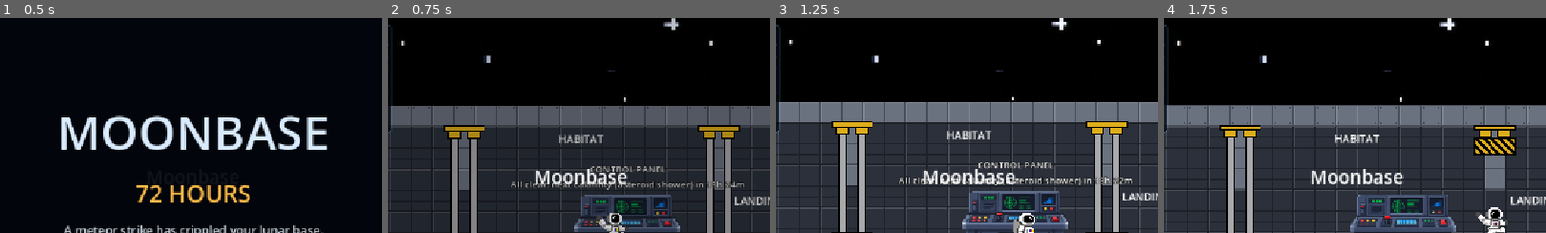
Above: before the commit, frames 1-4 (left to right).
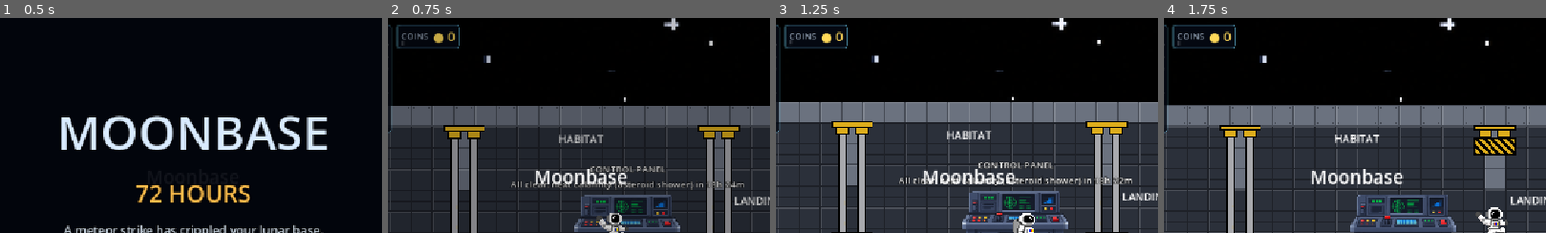
Above: after the commit, the same moments.

Repository: kushmdesai/72-Hours
Game: Godot game, scene res://scenes/main.tscn
Two runs of this game, one before a commit and one after it. Both use one fixed random seed, a clock stepped at 60 frames per second and the inputs below.
Inputs (mouse positions are % of the whole screen's width and height, from its top left):
- Up to frame 1 (0.5 s): no input
- Up to frame 2 (0.75 s): tap Enter (ui_accept) at 0.5 s; move the mouse to (72, 45) at 0.52 s; hold D (move_right) from 0.53 s (still down); tap M (debrief) at 0.6 s; click (72, 45) at 0.67 s
- Up to frame 3 (1.25 s): keep holding D (move_right); tap W (jump) at 0.77 s
- Up to frame 4 (1.75 s): keep holding D (move_right); move the mouse to (30, 55) at 1.27 s; tap E (interact) at 1.35 s; click (30, 55) at 1.42 s; tap W (jump) at 1.52 s
The pictures show only the part of the screen within x 25-75%, y 0-50%; the shares and areas given below are measured in that part.

Frame 1 is identical in both runs. In frame 2, 0.7% of the frame differs, in the area x 2-19%, y 3-15%; in frame 3, 0.8%; in frame 4, 0.8%.

Commit message:
Show coins in the HUD
A small COINS badge beside the systems panel shows int(Base.coins).

Co-Authored-By: Claude Opus 5.5 (1M context) <noreply@anthropic.com>

Diff:
--- a/scripts/hud.gd
+++ b/scripts/hud.gd
@@ -73,6 +73,8 @@
 var _verdict_label: Label
 var _clock_panel: PanelContainer
 var _systems_panel: PanelContainer
+var _coin_panel: PanelContainer
+var _coin_label: Label
 var _net_label: Label
 var _sun_label: Label
 var _risk_label: Label
@@ -237,8 +239,11 @@
 
 func _refresh_systems() -> void:
 	_systems_panel.visible = _base != null
+	_coin_panel.visible = _base != null and "coins" in _base
 	if not _base:
 		return
+	if _coin_panel.visible:
+		_coin_label.text = "● %d" % int(_base.coins)
 	var cfg = _base.config
 	var draws := {
 		"oxygen": cfg.power_generator,
@@ -395,10 +400,20 @@
 
 	# Systems and power, top left in the sky (the calamities appear further
 	# right, and this keeps the tunnels' floor clear).
+	var top_left := HBoxContainer.new()
+	top_left.offset_left = 10
+	top_left.offset_top = 10
+	top_left.add_theme_constant_override("separation", 6)
+	top_left.mouse_filter = Control.MOUSE_FILTER_IGNORE
+	add_child(top_left)
 	_systems_panel = _panel()
-	_systems_panel.offset_left = 10
-	_systems_panel.offset_top = 10
-	add_child(_systems_panel)
+	top_left.add_child(_systems_panel)
+	# Coins, a small badge beside the systems panel.
+	_coin_panel = _panel()
+	_coin_panel.size_flags_vertical = Control.SIZE_SHRINK_BEGIN
+	top_left.add_child(_coin_panel)
+	_coin_label = _label("", 16, Color(1.0, 0.85, 0.35))
+	_coin_panel.add_child(_pair(_label("COINS ", 11, COLOR_DIM), _coin_label))
 	var sbox := VBoxContainer.new()
 	sbox.add_theme_constant_override("separation", 1)
 	_systems_panel.add_child(sbox)
